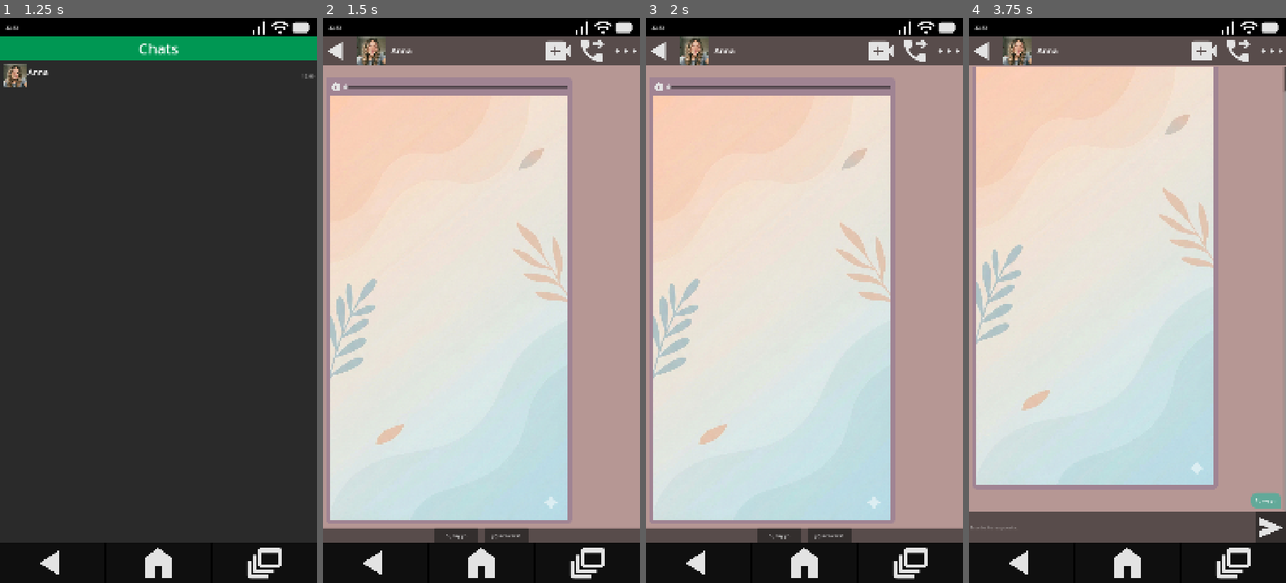
Above: before the commit, frames 1-4 (left to right).
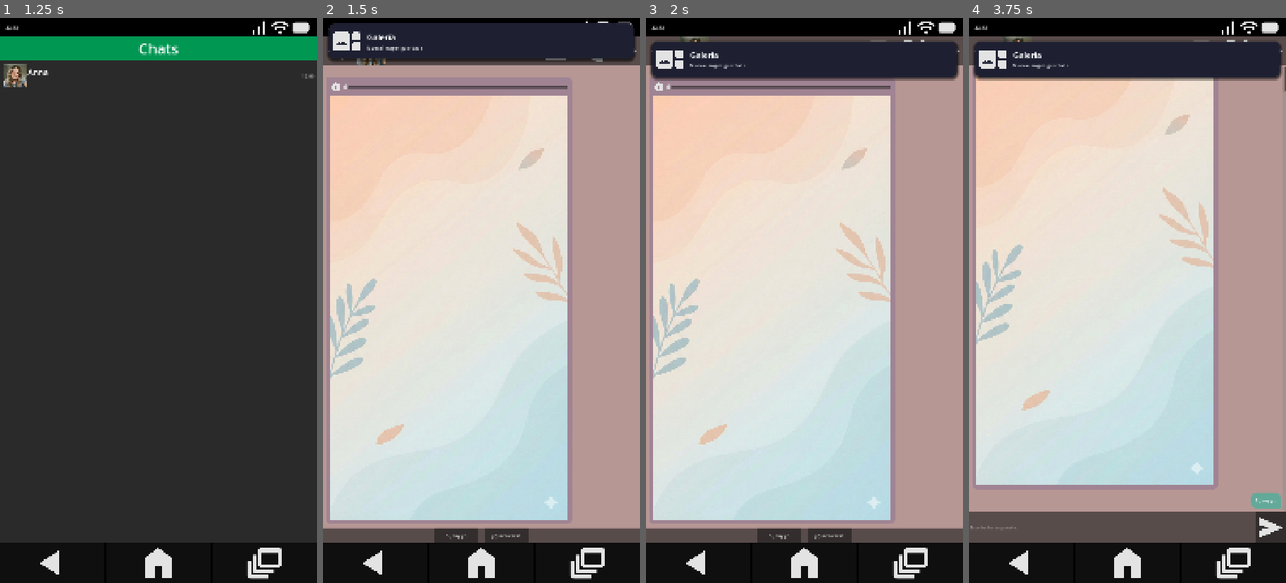
Above: after the commit, the same moments.

Repository: AlfredoCamarena/GD-Phone
Game: Godot game, scene res://_System/Main/main.tscn
The game is run twice, just before and just after one commit, with the same random seed, the same clock (stepped at 60 frames per second) and the same inputs. The engine's default icon, where the game draws it, is replaced by a stand-in: a white triangle on a blue panel in a dark square. Sound files missing from this copy of the repository are replaced by a short silence.
Inputs (mouse positions are in pixels of both pictures, inside the frame that each line leads up to):
- Up to frame 1 (1.25 s): click "Message" at 0.5 s
- Up to frame 2 (1.5 s): click (481, 74) at 1.25 s
- Up to frame 3 (2 s): no input
- Up to frame 4 (3.75 s): click (981, 85) at 2 s; click (981, 85) at 2.75 s; click "Sí, soy yo" at 3.5 s

Frame 1 is identical in both runs. In frame 2, 6.6% of the frame differs, in the area x 1-99%, y 0-8%; in frame 3, 6.6%, in the area x 1-99%, y 3-12%; in frame 4, 6.6%.

Commit message:
Add notifications

Diff:
--- /dev/null
+++ b/GameContent/Data/Notifications/new_photo_noti.tres
@@ -0,0 +1,13 @@
+[gd_resource type="Resource" script_class="NotificationData" load_steps=4 format=3 uid="uid://dcb0bjeeoa2re"]
+
+[ext_resource type="Texture2D" uid="uid://bsl4l0x2dt81i" path="res://_Assets/Image/App Icons 256x265/gallery_app_icon.png" id="1_de8sm"]
+[ext_resource type="Script" uid="uid://bv83if6bkouyb" path="res://_System/Resources/NotificationData.gd" id="1_s6o8o"]
+[ext_resource type="AudioStream" uid="uid://dix015ndp4m6w" path="res://_Assets/Sound/notification.ogg" id="3_de8sm"]
+
+[resource]
+script = ExtResource("1_s6o8o")
+title = "Galería"
+content = "Nueva imagen guardada"
+icon = ExtResource("1_de8sm")
+sound = ExtResource("3_de8sm")
+metadata/_custom_type_script = "uid://bv83if6bkouyb"
--- a/_System/Main/main.gd
+++ b/_System/Main/main.gd
@@ -3,6 +3,7 @@
 @onready var app_container: Control = %AppContainer
 @onready var home_button: Button = %HomeButton
 @onready var call_screen: CallScreen = %CallScreen
+@onready var notification_banner: NotificationBanner = %NotificationBanner
 
 @export var home_scene: PackedScene
 
@@ -12,6 +13,7 @@
 	SignalBus.open_app_requested.connect(_open_app)
 	EventManager.trigger_call.connect(_on_event_call)
 	EventManager.trigger_photo_unlock.connect(_on_event_photo_unlocked)
+	EventManager.trigger_notification.connect(_on_event_notification)
 
 
 func _ready() -> void:
@@ -36,3 +38,7 @@
 
 func _on_event_photo_unlocked(photo_data: PhotoData) -> void:
 	PlayerData.add_photo(photo_data)
+
+
+func _on_event_notification(notification_data: NotificationData) -> void:
+	notification_banner.show_notification(notification_data)
--- a/_System/Main/main.tscn
+++ b/_System/Main/main.tscn
@@ -1,10 +1,11 @@
-[gd_scene load_steps=11 format=3 uid="uid://cqaw32aqudvwb"]
+[gd_scene load_steps=12 format=3 uid="uid://cqaw32aqudvwb"]
 
 [ext_resource type="Script" uid="uid://cnl5785aty0nt" path="res://_System/Main/main.gd" id="1_dft58"]
 [ext_resource type="Texture2D" uid="uid://1o7wvfa15rv8" path="res://GameContent/Assets/Images/_default_wallpaper.png" id="1_jpee4"]
 [ext_resource type="Script" uid="uid://byx3j6wqc4skd" path="res://_System/SafeZoneContainer/safe_zone_container.gd" id="2_dft58"]
 [ext_resource type="PackedScene" uid="uid://bb2mvtm3s6mkf" path="res://_System/Overlays/CallScreen/call_screen.tscn" id="3_5vu0n"]
 [ext_resource type="PackedScene" uid="uid://cl406pxpjjv11" path="res://_System/StatusBar/status_bar.tscn" id="3_dnpl7"]
+[ext_resource type="PackedScene" uid="uid://d1adlk5g8u528" path="res://_System/Overlays/NotificationBanner/notification_banner.tscn" id="4_rhpyp"]
 [ext_resource type="PackedScene" uid="uid://dxh4bc7d5x1sv" path="res://Apps/0_Home/home_app.tscn" id="4_w0imb"]
 [ext_resource type="Texture2D" uid="uid://ds7ic48ku3bl2" path="res://_Assets/Image/NavBar128x128/nav_back.png" id="6_wsokd"]
 [ext_resource type="Texture2D" uid="uid://bsq86moe1s3yn" path="res://_Assets/Image/NavBar128x128/nav_home.png" id="7_5vu0n"]
@@ -25,14 +26,12 @@
 
 [node name="CanvasLayer" type="CanvasLayer" parent="."]
 
-[node name="NotificationPupup" type="Panel" parent="CanvasLayer"]
-visible = false
-offset_right = 40.0
-offset_bottom = 40.0
-
 [node name="CallScreen" parent="CanvasLayer" instance=ExtResource("3_5vu0n")]
 unique_name_in_owner = true
 visible = false
+
+[node name="NotificationBanner" parent="CanvasLayer" instance=ExtResource("4_rhpyp")]
+unique_name_in_owner = true
 
 [node name="UnsafeZoneCover" type="ColorRect" parent="."]
 layout_mode = 1
--- /dev/null
+++ b/_System/Overlays/NotificationBanner/notification_banner.gd
@@ -0,0 +1,26 @@
+class_name NotificationBanner
+extends MarginContainer
+
+@onready var icon_rect: TextureRect = %IconRect
+@onready var title_label: Label = %TitleLabel
+@onready var content_label: Label = %ContentLabel
+@onready var audio_stream_player: AudioStreamPlayer = %AudioStreamPlayer
+
+func show_notification(data: NotificationData) -> void:
+	title_label.text = data.title
+	content_label.text = data.content
+
+	if data.icon:
+		icon_rect.texture = data.icon
+		icon_rect.show()
+	else:
+		icon_rect.hide()
+
+	if data.sound:
+		audio_stream_player.stream = data.sound
+		audio_stream_player.play()
+
+	var tween := create_tween()
+	tween.tween_property(self, "position:y", 60.0, 0.5).set_trans(Tween.TRANS_CUBIC).set_ease(Tween.EASE_OUT)
+	tween.tween_interval(data.duration)
+	tween.tween_property(self, "position:y", -150.0, 0.5).set_trans(Tween.TRANS_CUBIC).set_ease(Tween.EASE_IN)
--- /dev/null
+++ b/_System/Overlays/NotificationBanner/notification_banner.tscn
@@ -0,0 +1,65 @@
+[gd_scene load_steps=4 format=3 uid="uid://d1adlk5g8u528"]
+
+[ext_resource type="Script" uid="uid://cxp1poyd6bb38" path="res://_System/Overlays/NotificationBanner/notification_banner.gd" id="1_5fj07"]
+[ext_resource type="Texture2D" uid="uid://fxlrkw0hkdyb" path="res://icon.svg" id="1_uvdow"]
+
+[sub_resource type="StyleBoxFlat" id="StyleBoxFlat_5fj07"]
+bg_color = Color(0.11923314, 0.1270614, 0.19682041, 1)
+corner_radius_top_left = 20
+corner_radius_top_right = 20
+corner_radius_bottom_right = 20
+corner_radius_bottom_left = 20
+shadow_size = 10
+shadow_offset = Vector2(0, 5)
+
+[node name="NotificationBanner" type="MarginContainer"]
+offset_top = -180.0
+offset_right = 1080.0
+offset_bottom = -20.0
+theme_override_constants/margin_left = 20
+theme_override_constants/margin_top = 20
+theme_override_constants/margin_right = 20
+theme_override_constants/margin_bottom = 20
+script = ExtResource("1_5fj07")
+
+[node name="AudioStreamPlayer" type="AudioStreamPlayer" parent="."]
+unique_name_in_owner = true
+
+[node name="PanelContainer" type="PanelContainer" parent="."]
+layout_mode = 2
+theme_override_styles/panel = SubResource("StyleBoxFlat_5fj07")
+
+[node name="MarginContainer" type="MarginContainer" parent="PanelContainer"]
+layout_mode = 2
+theme_override_constants/margin_left = 10
+theme_override_constants/margin_top = 10
+theme_override_constants/margin_right = 10
+theme_override_constants/margin_bottom = 10
+
+[node name="HBoxContainer" type="HBoxContainer" parent="PanelContainer/MarginContainer"]
+layout_mode = 2
+theme_override_constants/separation = 20
+
+[node name="IconRect" type="TextureRect" parent="PanelContainer/MarginContainer/HBoxContainer"]
+unique_name_in_owner = true
+custom_minimum_size = Vector2(100, 100)
+layout_mode = 2
+size_flags_horizontal = 4
+size_flags_vertical = 4
+texture = ExtResource("1_uvdow")
+expand_mode = 1
+
+[node name="VBoxContainer" type="VBoxContainer" parent="PanelContainer/MarginContainer/HBoxContainer"]
+layout_mode = 2
+size_flags_vertical = 4
+
+[node name="TitleLabel" type="Label" parent="PanelContainer/MarginContainer/HBoxContainer/VBoxContainer"]
+unique_name_in_owner = true
+layout_mode = 2
+theme_type_variation = &"HeaderLarge"
+text = "Título"
+
+[node name="ContentLabel" type="Label" parent="PanelContainer/MarginContainer/HBoxContainer/VBoxContainer"]
+unique_name_in_owner = true
+layout_mode = 2
+text = "Contenido de la notificacion"
--- /dev/null
+++ b/_System/Resources/NotificationData.gd
@@ -0,0 +1,8 @@
+extends Resource
+class_name NotificationData
+
+@export var title: String
+@export_multiline var content: String
+@export var icon: Texture2D
+@export var sound: AudioStream
+@export var duration: float = 3.0
--- a/_System/_Autoloads/event_manager.gd
+++ b/_System/_Autoloads/event_manager.gd
@@ -2,7 +2,7 @@
 
 signal trigger_call(contact: ContactData, voice: AudioStream)
 signal trigger_photo_unlock(photo_data: PhotoData)
-signal trigger_notification(title: String, body: String)
+signal trigger_notification(notification_data: NotificationData)
 
 func execute(event: StoryEvent) -> void:
 	if event.delay > 0:
@@ -20,4 +20,7 @@
 			else:
 				push_error("The Unlock Photo event must have a target resource of type PhotoData")
 		StoryEvent.Type.NOTIFICATION:
-			pass
+			if event.target_resource is NotificationData:
+				trigger_notification.emit(event.target_resource)
+			else:
+				push_warning("The Notification event must have a target resource of type NotificationData")
--- a/_System/_Autoloads/player_data.gd
+++ b/_System/_Autoloads/player_data.gd
@@ -8,3 +8,6 @@
 	if not photo in unlocked_photos:
 		unlocked_photos.append(photo)
 		photo_unlocked.emit(photo)
+
+		var new_photo_notification := preload("uid://dcb0bjeeoa2re")
+		EventManager.trigger_notification.emit(new_photo_notification)
Not shown, added: _Assets/Sound/notification.ogg.import
Not shown, added: _System/Overlays/NotificationBanner/notification_banner.gd.uid
Not shown, added: _System/Resources/NotificationData.gd.uid
Not shown, added: _Assets/Sound/notification.ogg
